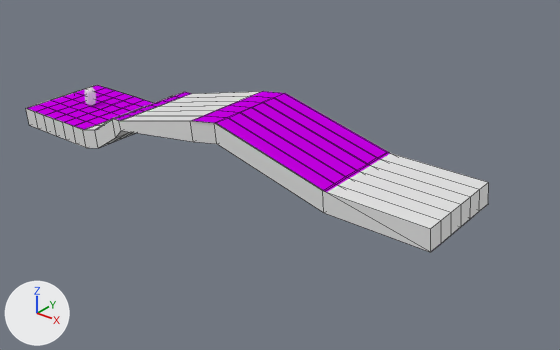
An edit to the Blender file scenes/game5.blend, drawn before and after from the same camera.
Before and after are seen from a camera (50 mm lens) standing at (67.7, -50.8, 31.0) and looking at (25.7, 1.7, -1.5). Lighting does not change. The marker at lower left points along +X, +Y and +Z. Mesh edges are drawn as thin lines on the coarser meshes.

Script lines for the objects in view, before the commit:
```python
me_platform = bpy.data.meshes.new('Platform')
me_platform.from_pydata(...)  # 196 vertices, 194 faces; spans x -16.8..33.4, y -5.3..5.7, z -4.7..2.3
me_walkmesh = bpy.data.meshes.new('WalkMesh')
me_walkmesh.from_pydata(...)  # 98 vertices, 78 faces; spans x -4.6..45.4, y -4.3..6.7, z 0.2..5.2
me_walkmesh.materials.append(mat_walkmesh)  # pink #c900e7
ob_platform = bpy.data.objects.new('Platform', me_platform)
ob_platform.location = (11.56, 0.34, 2.64)
ob_walkmesh = bpy.data.objects.new('WalkMesh', me_walkmesh)
ob_walkmesh.location = (-0.44, -0.66, -0.15)
```
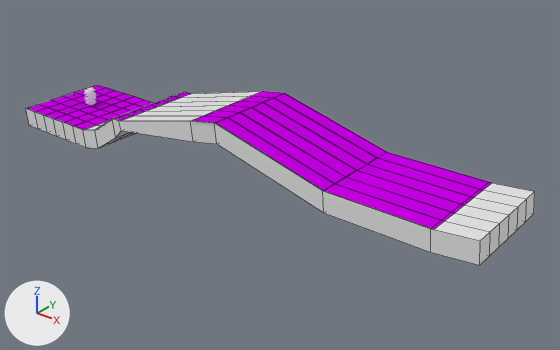
Boxes [x1, y1, x2, y2] around the edits, measured in the pictures (560 x 350 px; the box of a moved part takes in the faces that stretch with it):
```json
{"object": "Platform", "change": "reshaped", "before": [26, 85, 489, 252], "after": [26, 85, 535, 265], "on screen": "10% wider, 8% taller"}
{"object": "WalkMesh", "change": "reshaped", "before": [27, 85, 477, 250], "after": [27, 85, 491, 229], "on screen": "13% shorter"}
{"part": 1, "of": "me_platform", "change": "built on", "before": [431, 183, 489, 252], "after": [431, 183, 535, 265]}
{"part": 2, "of": "me_walkmesh", "change": "moved or reshaped", "before": [281, 120, 477, 250], "after": [281, 120, 491, 229]}
```

Edits to the scene script, one JSON object a line:
```json
{"block": "me_platform", "where": "# used by ob_platform; location = (11.56, 0.34, 2.64)"}
{"op": "remove", "block": "me_platform", "code": "me_platform.from_pydata(...)  # 196 vertices, 194 faces; spans x -16.8..33.4, y -5.3..5.7, z -4.7..2.3"}
{"op": "add", "block": "me_platform", "code": "me_platform.from_pydata(...)  # 210 vertices, 208 faces; spans x -16.8..37.4, y -5.3..5.7, z -4.7..2.3"}
{"block": "me_platform", "change": "me_platform part 1"}
{"block": "me_platform", "change": "6 faces are deleted"}
{"block": "me_platform", "change": "14 new vertices lie (4.0, 0.0, 0.4) away from vertices in x 33.2..33.4, y -4.3..5.7, z -2.7..-0.7"}
{"block": "me_platform", "change": "20 new faces join them"}
{"block": "me_walkmesh", "where": "me_walkmesh.from_pydata(...)  # 98 vertices, 78 faces; spans x -4.6..45.4, y -4.3..6.7, z 0.2..5.2"}
{"block": "me_walkmesh", "where": "# used by ob_walkmesh; location = (-0.44, -0.66, -0.15)"}
{"block": "me_walkmesh", "change": "me_walkmesh part 2: all 14 vertices in x 35.4..45.4, y -3.3..6.7, z 0.2..2.2 are scaled about their middle by (1.02, 1, -0.0152), then moved by (0.0, 0.0, 1.0)"}
```
